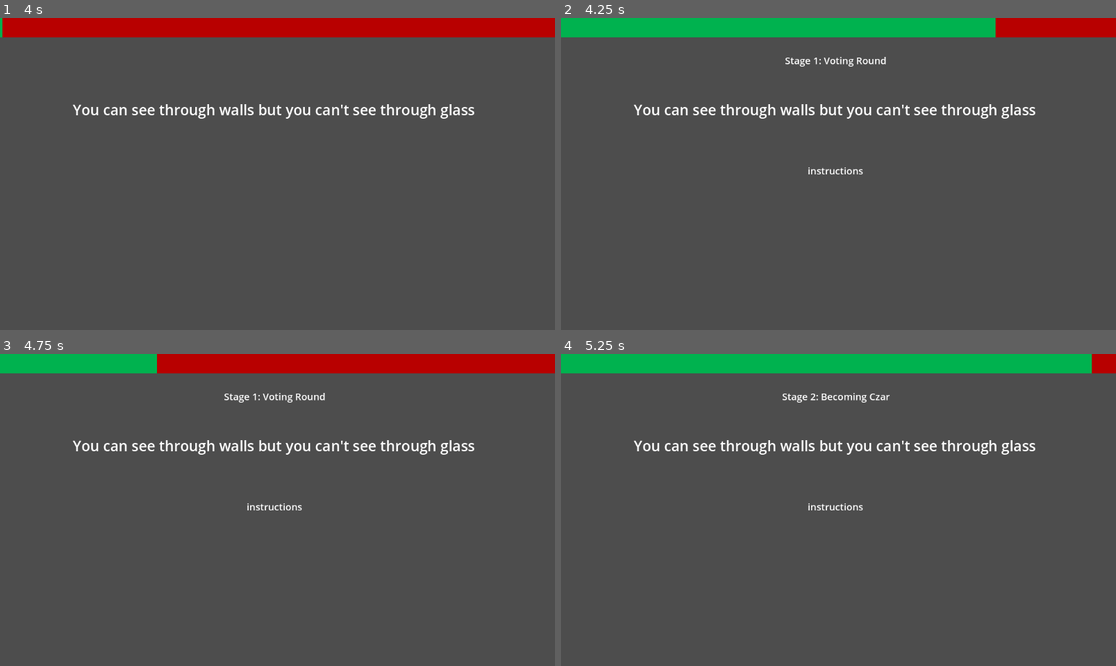
Above: before the commit, frames 1-4 (two rows, left to right).
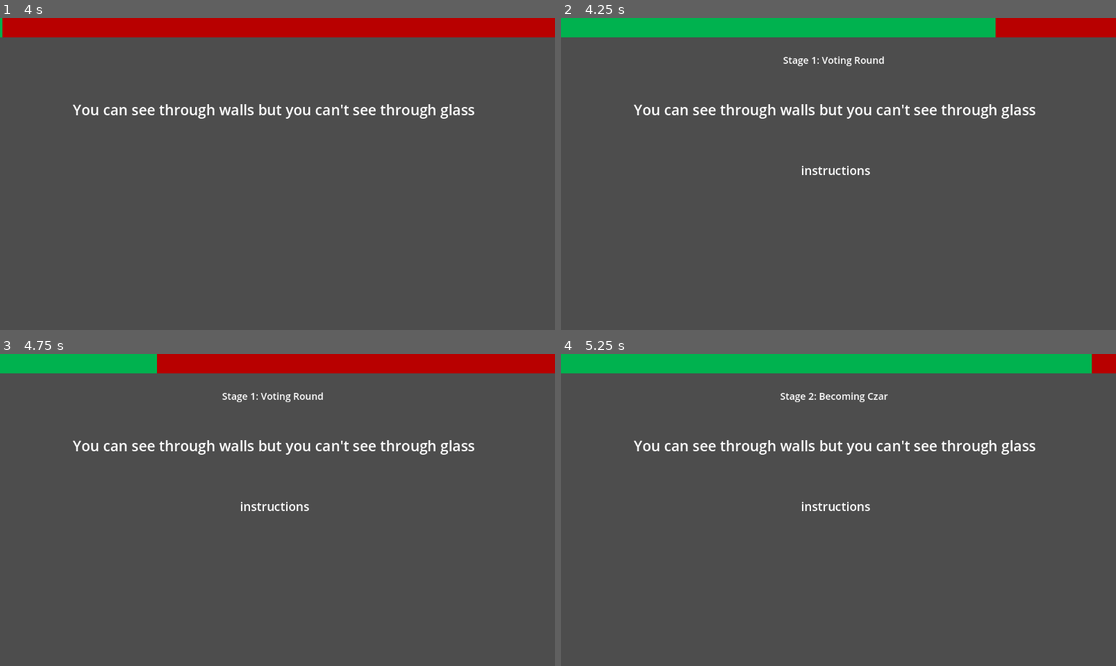
Above: after the commit, the same moments.

Repository: Beepered/WouldYouPressTheButton-Special
Game: Godot game, scene res://scenes/PlayScene.tscn
Two runs of this game, one before a commit and one after it. Both use one fixed random seed, a clock stepped at 60 frames per second and the inputs below. This scene is started directly instead of the project's main scene.
Inputs (mouse positions are in pixels of both pictures, inside the frame that each line leads up to):
- Up to frame 1 (4 s): move the mouse to (399, 158) at 0.52 s; click (399, 158) at 0.67 s; move the mouse to (166, 189) at 1.27 s; click (166, 189) at 1.42 s; move the mouse to (333, 105) at 2.02 s; click (333, 105) at 2.17 s; move the mouse to (249, 236) at 2.77 s; click (249, 236) at 2.92 s; move the mouse to (444, 220) at 3.52 s; click (444, 220) at 3.67 s
- Up to frame 2 (4.25 s): no input
- Up to frame 3 (4.75 s): move the mouse to (111, 463) at 4.27 s; click (111, 463) at 4.42 s
- Up to frame 4 (5.25 s): move the mouse to (866, 510) at 5.02 s; click (866, 510) at 5.17 s

Frame 1 is identical in both runs. In frame 2, 0.5% of the frame differs, in the area x 40-59%, y 12-51%; in frame 3, 0.5%; in frame 4, 0.5%.
Error before the commit: Modulo by zero error in operator '%'. (res://scripts/play/discussion.gd:275)
Error after the commit: Modulo by zero error in operator '%'. (res://scripts/play/discussion.gd:283)

Commit message:
made voting canvas and added skip discussion button

Diff:
--- a/wouldyoupressthebutton-special/scenes/PlayScene.tscn
+++ b/wouldyoupressthebutton-special/scenes/PlayScene.tscn
@@ -40,7 +40,62 @@
 value = 9.15
 show_percentage = false
 
-[node name="Button" type="Button" parent="."]
+[node name="title" type="Label" parent="."]
+anchors_preset = -1
+anchor_right = 0.5
+anchor_bottom = 0.018
+offset_left = 242.0
+offset_top = 67.0
+offset_right = 892.0
+offset_bottom = 107.0
+theme_override_font_sizes/font_size = 20
+text = "title"
+horizontal_alignment = 1
+vertical_alignment = 1
+autowrap_mode = 2
+
+[node name="prompt" type="Label" parent="."]
+offset_left = 110.0
+offset_top = 107.0
+offset_right = 1028.0
+offset_bottom = 274.0
+theme_override_font_sizes/font_size = 30
+text = "prompt"
+horizontal_alignment = 1
+vertical_alignment = 1
+autowrap_mode = 3
+
+[node name="instructions" type="Label" parent="."]
+offset_left = 170.0
+offset_top = 282.0
+offset_right = 970.0
+offset_bottom = 352.0
+theme_override_font_sizes/font_size = 25
+text = "instructions"
+horizontal_alignment = 1
+vertical_alignment = 1
+autowrap_mode = 3
+
+[node name="Discussion" type="CanvasLayer" parent="."]
+script = ExtResource("1_o8j0k")
+rankTiddle = ExtResource("3_qt80k")
+
+[node name="SkipButton" type="Button" parent="Discussion"]
+visible = false
+offset_left = 471.0
+offset_top = 507.0
+offset_right = 671.0
+offset_bottom = 552.0
+theme_override_font_sizes/font_size = 20
+text = "skip discussion"
+
+[node name="Timer" type="Timer" parent="Discussion"]
+one_shot = true
+
+[node name="Voting" type="CanvasLayer" parent="."]
+visible = false
+
+[node name="YesButton" type="Button" parent="Voting"]
 offset_left = 504.0
 offset_top = 396.0
 offset_right = 640.0
@@ -51,7 +106,7 @@
 theme_override_styles/normal = SubResource("StyleBoxFlat_lwrul")
 text = "PRESS"
 
-[node name="NoButton" type="Button" parent="."]
+[node name="NoButton" type="Button" parent="Voting"]
 offset_left = 459.0
 offset_top = 534.0
 offset_right = 679.0
@@ -63,48 +118,4 @@
 theme_override_styles/normal = SubResource("StyleBoxFlat_syvud")
 text = "No"
 
-[node name="Discussion" type="CanvasLayer" parent="." node_paths=PackedStringArray("voteButton")]
-script = ExtResource("1_o8j0k")
-voteButton = NodePath("../Button")
-rankTiddle = ExtResource("3_qt80k")
-
-[node name="title" type="Label" parent="Discussion"]
-anchors_preset = -1
-anchor_right = 0.5
-anchor_bottom = 0.018
-offset_left = 271.0
-offset_top = 63.0
-offset_right = 295.0
-offset_bottom = 101.336
-theme_override_font_sizes/font_size = 20
-text = "title"
-horizontal_alignment = 1
-vertical_alignment = 1
-autowrap_mode = 2
-
-[node name="prompt" type="Label" parent="Discussion"]
-offset_left = 110.0
-offset_top = 107.0
-offset_right = 1028.0
-offset_bottom = 274.0
-theme_override_font_sizes/font_size = 30
-text = "prompt"
-horizontal_alignment = 1
-vertical_alignment = 1
-autowrap_mode = 3
-
-[node name="instructions" type="Label" parent="Discussion"]
-offset_left = 170.0
-offset_top = 282.0
-offset_right = 970.0
-offset_bottom = 352.0
-theme_override_font_sizes/font_size = 20
-text = "instructions"
-horizontal_alignment = 1
-vertical_alignment = 1
-autowrap_mode = 3
-
-[node name="Timer" type="Timer" parent="Discussion"]
-one_shot = true
-
 [connection signal="timeout" from="Discussion/Timer" to="Discussion" method="_on_timer_timeout"]
--- a/wouldyoupressthebutton-special/scripts/play/discussion.gd
+++ b/wouldyoupressthebutton-special/scripts/play/discussion.gd
@@ -4,13 +4,16 @@
 
 @onready var progressBar = $"../ProgressBar"
 @onready var timer = $Timer
-@onready var title = $title
-@onready var prompt = $prompt
-@onready var instructions = $instructions
-
-@export var voteButton: Button
+@onready var title = $"../title"
+@onready var prompt = $"../prompt"
+@onready var instructions = $"../instructions"
+
+@onready var skipButton = $SkipButton
+
+@onready var voteCanvas = $"../Voting"
+@onready var voteButton = $"../Voting/YesButton"
+@onready var noButton = $"../Voting/NoButton"
 @export var initialWeight = 10 # Default weight for each player
-@onready var noButton = $"../NoButton"
 
 @export var rankTiddle: PackedScene
 
@@ -18,16 +21,16 @@
 var stageNum = 1
 var currentRound = 1
 var roles_assigned = {}
-var voteCount = 0 # Total votes for the current voting phase
-var currentPlayer: String = "" # The player currently voting
-var hasVoted = [] # Tracks which players have voted
+var voteCount = 0 # Brendan: this can just be hasVoted.size()
+var currentPlayer: String = ""
+var hasVoted = []
 var initialVotes = {} # Tracks players initial votes
 var finalVotes = {}
 var is_final_phase = false
 
 var chosenPrompt
 var persuader; var opposer
-var points = {} # ex: [a:2, b:0, c:1, d:5, e:2], just need the player's indicies to give points
+var points = {} # ex: {a:2, b:0, c:1, d:5, e:2}
 
 @onready var prompts = promptReader.get_text_list()
 
@@ -43,11 +46,12 @@
 	for i in Global.playerNames:
 		points[i] = 0
 
-	# Initialize the voteButton
-	voteButton.visible = false
+	# Initialize the buttons
+	skipButton.visible = false
+	skipButton.connect("pressed", Callable(self, "on_skip_button_pressed"))
+
+	voteCanvas.visible = false
 	voteButton.connect("pressed", Callable(self, "on_vote_button_pressed"))
-
-	noButton.visible = false
 	noButton.connect("pressed", Callable(self, "on_no_button_pressed"))
 
 	stage()
@@ -83,9 +87,11 @@
 			instructions.visible = true
 			instructions.text = chosenPrompt
 			prompt.text = "%s convince to press\n%s convince NOT to press!" % [persuader, opposer]
+			skipButton.visible = true
 			time = Global.discussTime
 		5: # Second voting round
 			title.text = "Stage 4: Final Voting Round"
+			skipButton.visible = false
 			await start_voting_phase()
 			time = 1
 		6: # Scoring and preparation for the next round
@@ -110,9 +116,8 @@
 
 	is_final_phase = stageNum == 5
 
-	# Show the voting button
-	voteButton.visible = true
-	noButton.visible = true
+	# Show the voting canvas
+	voteCanvas.visible = true
 	instructions.visible = true
 	prompt.text = chosenPrompt
 
@@ -132,8 +137,7 @@
 
 
 	# Hide the voting button and stop the timer
-	voteButton.visible = false
-	noButton.visible = false
+	voteCanvas.visible = false
 	timer.stop()
 	print("Voting phase complete. Total votes:", voteCount)
 
@@ -189,6 +193,10 @@
 	# Update prompt
 	prompt.text = "Prepare Yourselves:\n%s must convince to press\n%s must convince NOT to press!" % [persuader, opposer]
 	instructions.visible = false
+
+func on_skip_button_pressed():
+	timer.stop()
+	timer.emit_signal("timeout")
 
 func calculate_scores() -> void:
 	# Placeholder for scoring logic
@@ -304,7 +312,6 @@
 	var count = 0
 	for name in Global.playerNames:
 		#ranking += "%s: %d\n" % [name, points[name]] #hiding this because I don't like it
-		# tiddle creation
 		var tiddle = rankTiddle.instantiate()
 		var x = get_viewport().size.x / 2 - ((Global.playerNames.size() * 90) / 2) + (count*90)
 		tiddle.position = Vector2(x, 450)
